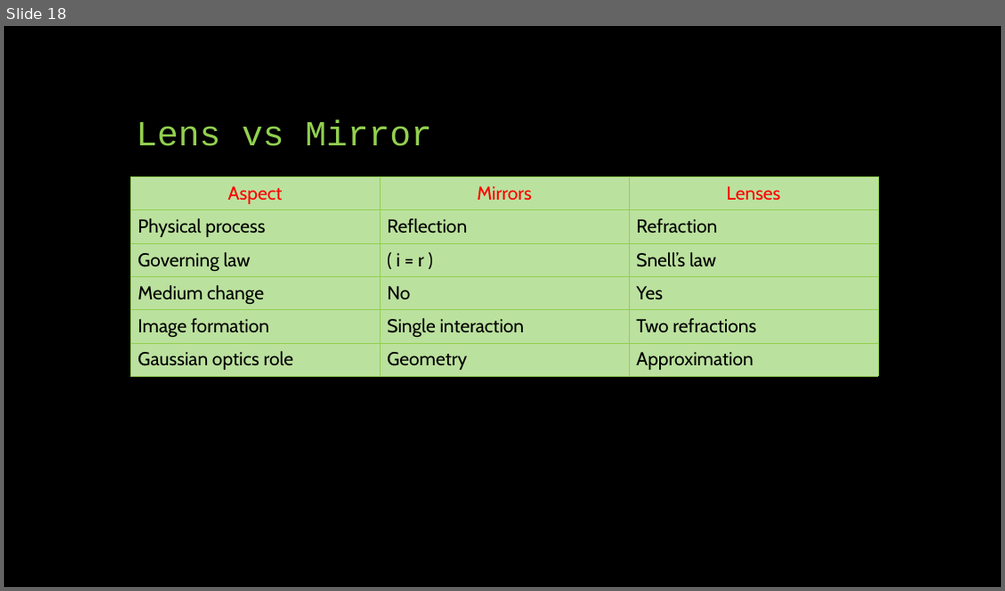
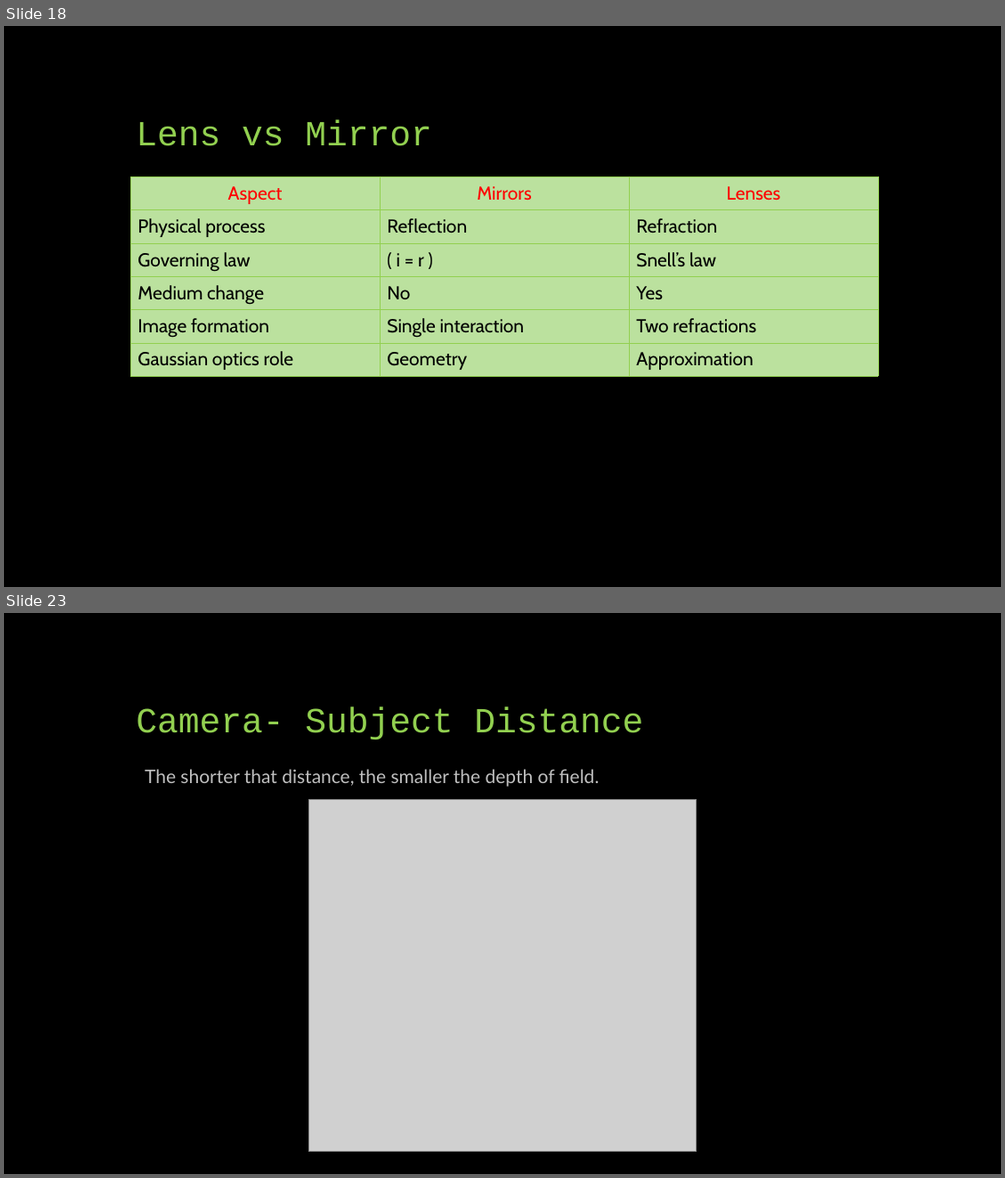
Before and after one commit to SreejithRajan-Lab/Computer-Vision, a slide deck: Presentations/Computer Vision – Module 1.pptx. Shown one above the other, each under a label of ours: slide 18 before the commit, slides 18 and 23 after it; the slides between them are not shown. The pictures are 1005x591 and 1005x1178 pixels, drawn with LibreOffice and Linux fonts; fonts in the diff are those of the drawing; grey boxes stand for pictures. Boxes give left, top, right and bottom in pixels: in the first picture for what was removed or moved away, otherwise in the second. Text is boxed around its words. In the diff, an @@ line names an element or a change of style, - is before the commit and + after.

```diff
--- a/Presentations/Computer Vision – Module 1.pptx
+++ b/Presentations/Computer Vision – Module 1.pptx
@@ slide 23 added at [4,613,1001,1174], background #000000 @@
@@ title added at [136,706,643,740], 34 pt, text #92D050 @@
+Camera- Subject Distance
@@ text added at [145,769,599,787], 18 pt, text #BFBFBF @@
+The shorter that distance, the smaller the depth of field.
@@ picture added at [308,799,696,1151] @@
```
Also in this commit, not shown: 5 other slides added.
